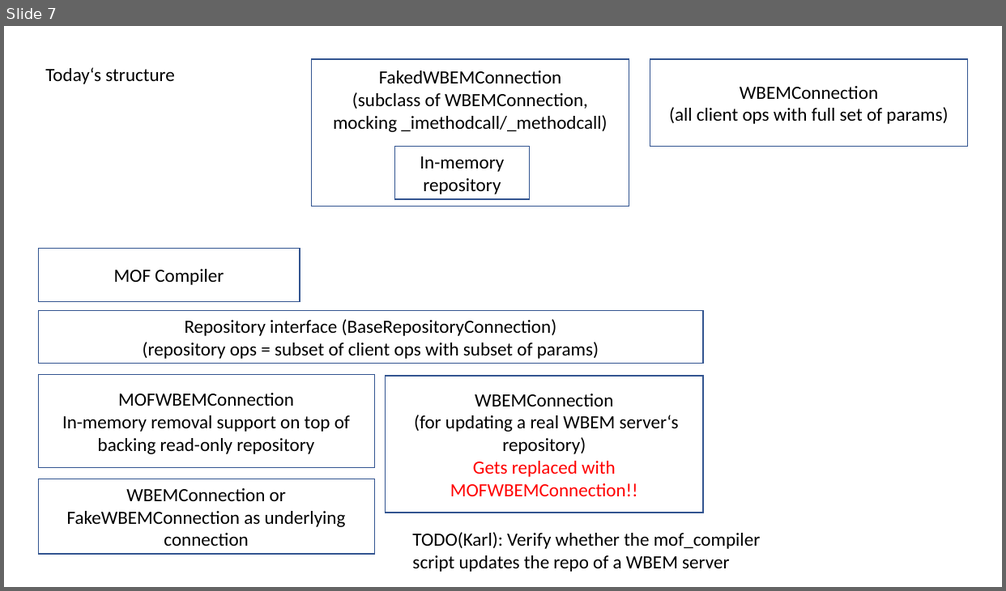
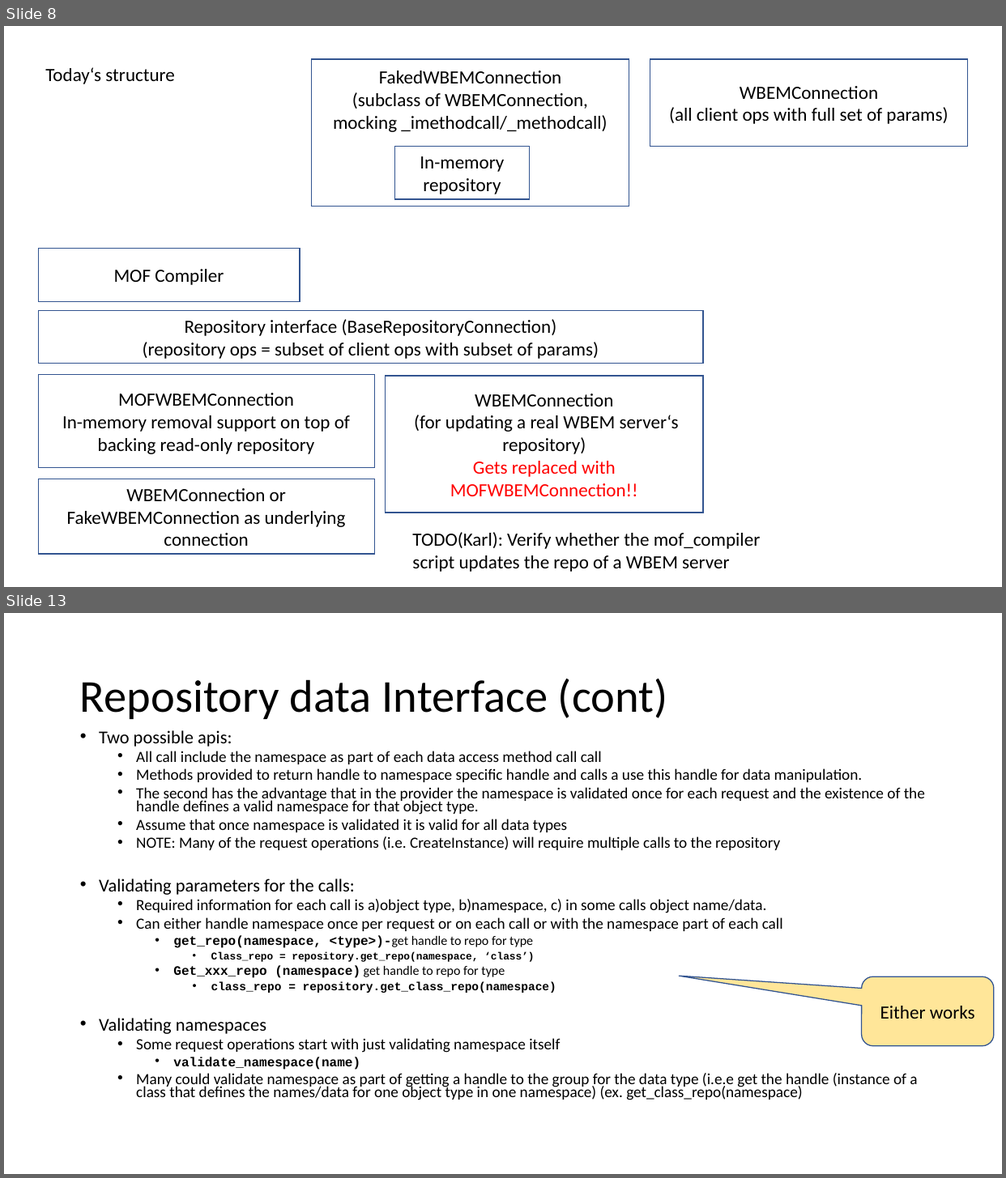
Before and after one commit to pywbem/pywbem, a slide deck: design/RepositoryStructure.pptx. Shown one above the other, each under a label of ours: slide 7 before the commit, slides 8 and 13 after it; the slides between them are not shown. The pictures are 1006x591 and 1006x1178 pixels, drawn with LibreOffice and Linux fonts; fonts in the diff are those of the drawing. Boxes give left, top, right and bottom in pixels: in the first picture for what was removed or moved away, otherwise in the second. Text is boxed around its words. In the diff, an @@ line names an element or a change of style, - is before the commit and + after.

```diff
--- a/design/RepositoryStructure.pptx
+++ b/design/RepositoryStructure.pptx
@@ slide 13 added at [4,613,1002,1174], background #FFFFFF @@
@@ title added at [80,679,667,719], 44 pt, text #000000 @@
+Repository data Interface (cont)
@@ text added at [99,730,925,1101], 15 pt, text #000000 @@
+• Two possible apis:
+  • All call include the namespace as part of each data access method call call
+  • Methods provided to return handle to namespace specific handle and calls a use this handle for data manipulation.
+  • The second has the advantage that in the provider the namespace is validated once for each request and the existence of the handle defines a valid namespace for that object type.
+  • Assume that once namespace is validated it is valid for all data types
+  • NOTE: Many of the request operations (i.e. CreateInstance) will require multiple calls to the repository
+• Validating parameters for the calls:
+  • Required information for each call is a)object type, b)namespace, c) in some calls object name/data.
+  • Can either handle namespace once per request or on each call or with the namespace part of each call
+    • get_repo(namespace, <type>)-get handle to repo for type
+      • Class_repo = repository.get_repo(namespace, ‘class’)
+    • Get_xxx_repo (namespace) get handle to repo for type
+      • class_repo = repository.get_class_repo(namespace)
+• Validating namespaces
+  • Some request operations start with just validating namespace itself
+    • validate_namespace(name)
+  • Many could validate namespace as part of getting a handle to the group for the data type (i.e.e get the handle (instance of a class that defines the names/data for one object type in one namespace) (ex. get_class_repo(namespace)
@@ rounded speech box added at [862,977,995,1046], fill #FFE699, outline #325491 1 pt, 18 pt, text #000000 @@
+Either works
@@ what was slide 7 is now slide 8 @@
```
Also in this commit, not shown: 4 slides changed, 7 other slides added.
